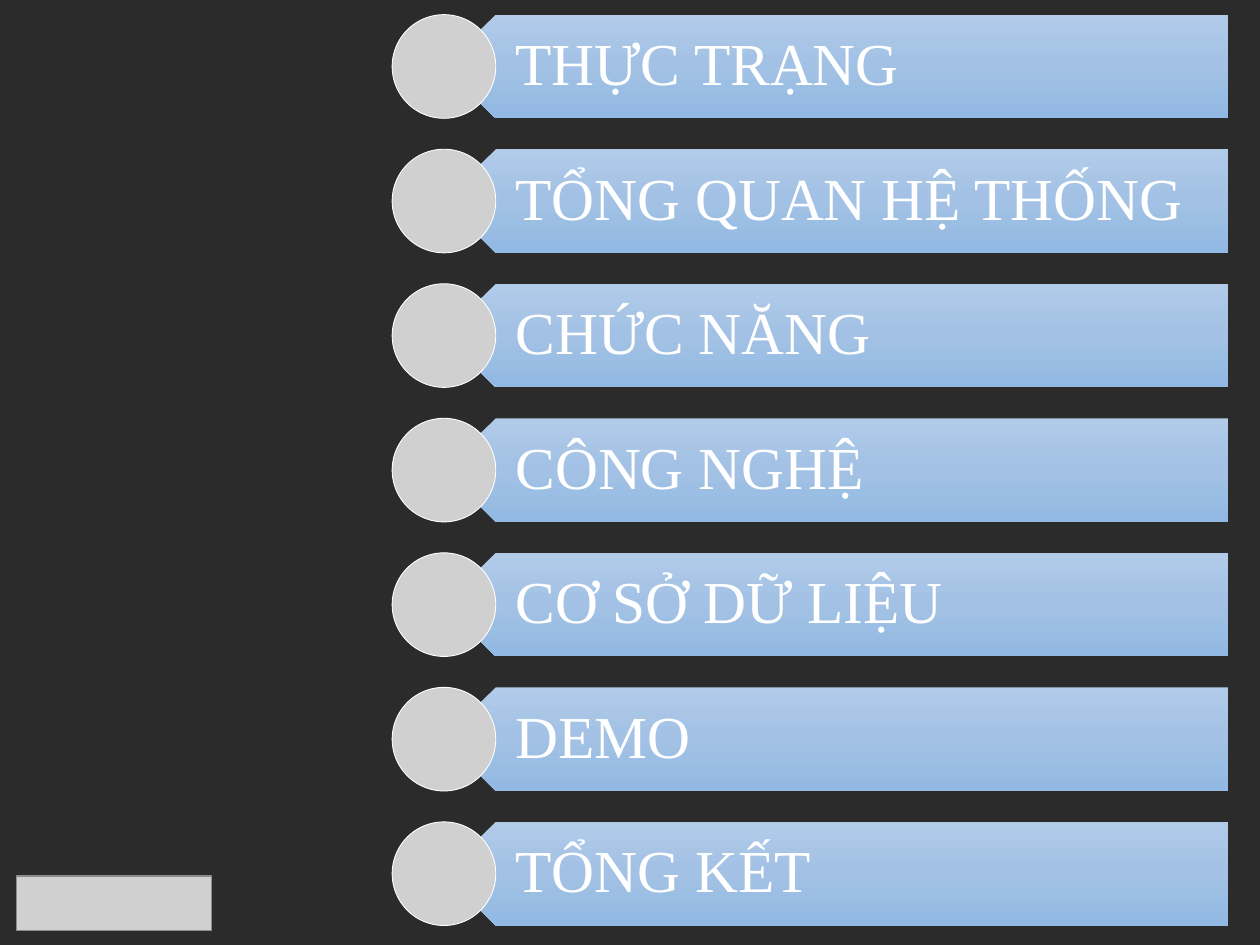
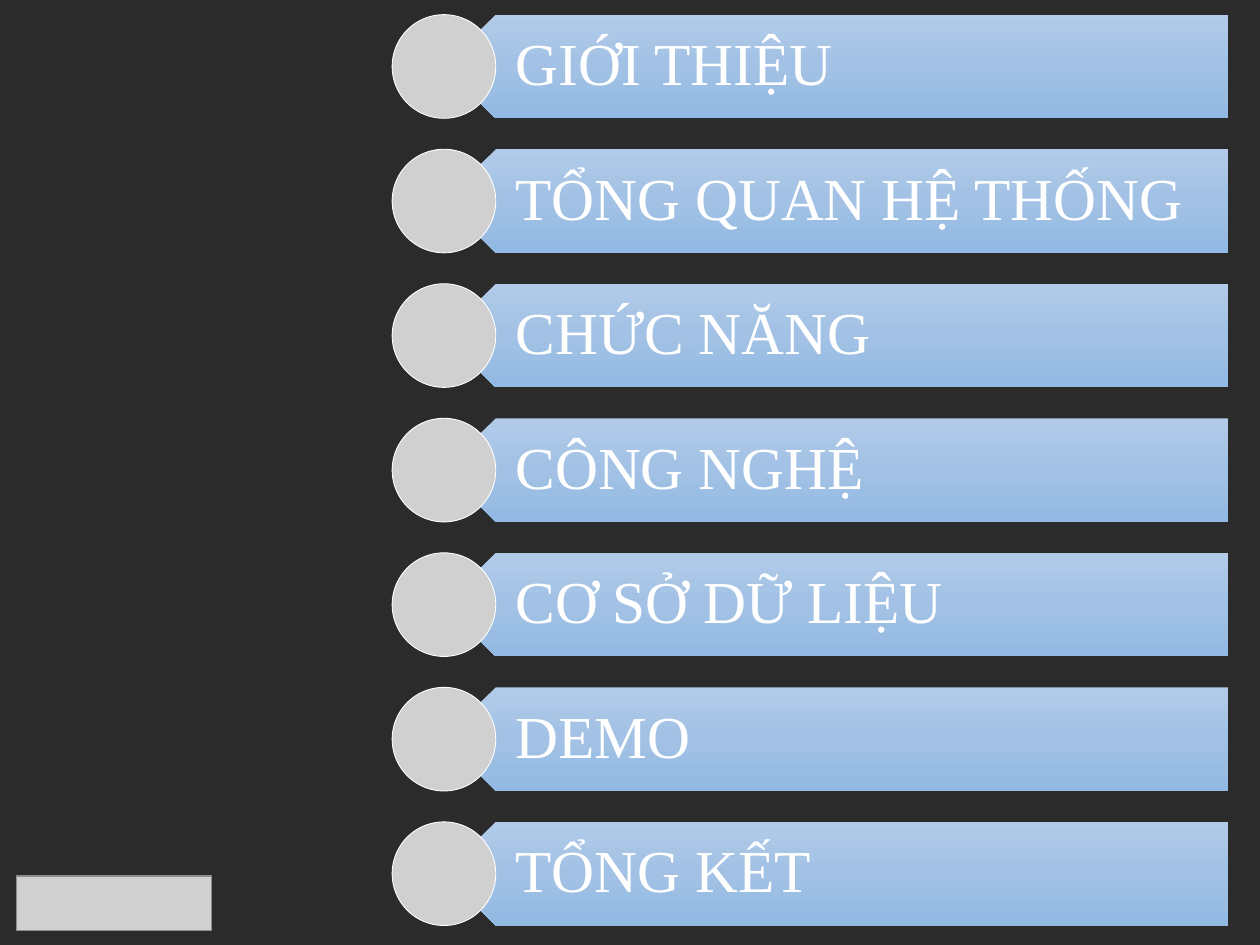
Before and after one commit to huytd-it/itconnect.pw, a slide deck: slide 2 of documents/DATN.pptx. Drawn at 1260x945 pixels with LibreOffice and Linux fonts; fonts in the diff are those of the drawing; grey boxes stand for pictures; background and template pictures are left out; a plain dark background stands for a picture behind light text. Boxes give left, top, right and bottom in pixels: in the first picture for what was removed or moved away, otherwise in the second. Text is boxed around its words. In the diff, an @@ line names an element or a change of style, - is before the commit and + after.

```diff
--- a/documents/DATN.pptx
+++ b/documents/DATN.pptx
@@ text at [516,39,833,95]: text changed @@
-THỰC TRẠNG
+GIỚI THIỆU
```
Also in this commit, not shown: 1 slide added, 1 slide removed, 56 other files.
